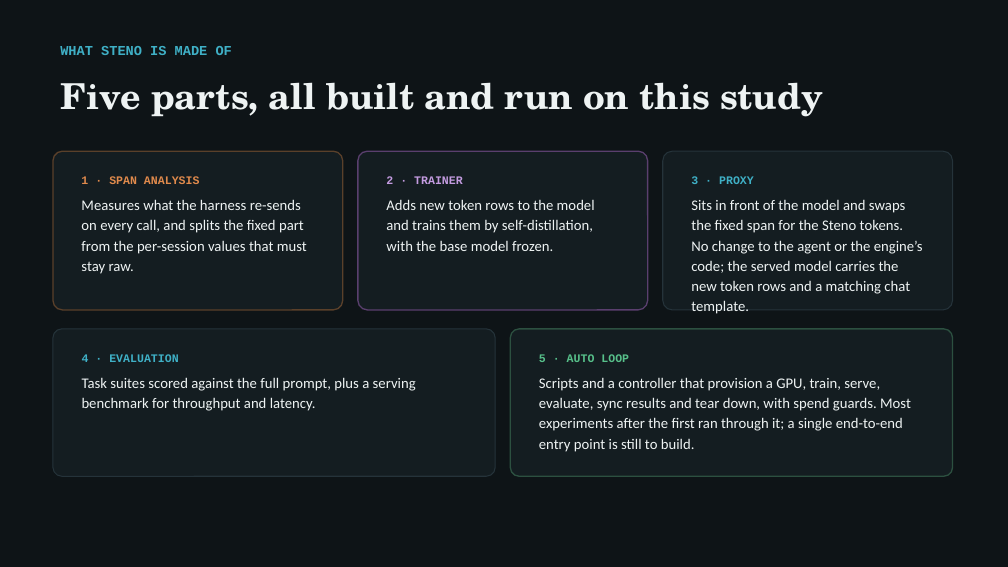
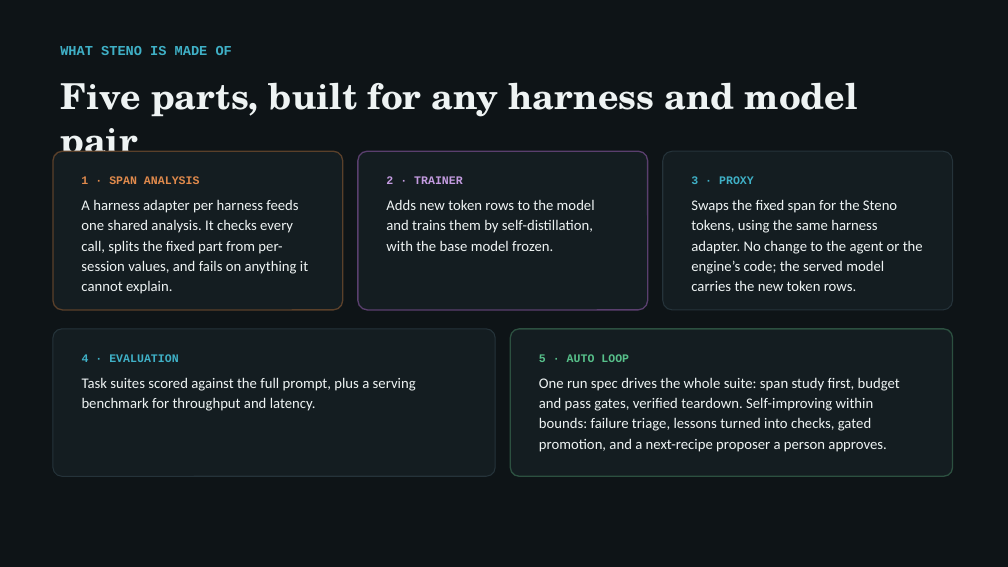
Before and after one commit to arunmenon/gisting-coding-agent, a slide deck: slide 4 of Gisting-CTO-deck.pptx. Drawn at 1008x567 pixels with LibreOffice and Linux fonts; fonts in the diff are those of the drawing. Boxes give left, top, right and bottom in pixels: in the first picture for what was removed or moved away, otherwise in the second. Text is boxed around its words. In the diff, an @@ line names an element or a change of style, - is before the commit and + after.

```diff
--- a/Gisting-CTO-deck.pptx
+++ b/Gisting-CTO-deck.pptx
@@ text at (x1=60, y1=82, x2=858, y2=152): text changed @@
-Five parts, all built and run on this study
+Five parts, built for any harness and model pair
@@ text at (x1=81, y1=200, x2=308, y2=294): text changed @@
-Measures what the harness re-sends on every call, and splits the fixed part from the per-session values that must stay raw.
+A harness adapter per harness feeds one shared analysis. It checks every call, splits the fixed part from per-session values, and fails on anything it cannot explain.
@@ text at (x1=691, y1=199, x2=923, y2=291): text changed @@
-Sits in front of the model and swaps the fixed span for the Steno tokens. No change to the agent or the engine’s code; the served model carries the new token rows and a matching chat template.
+Swaps the fixed span for the Steno tokens, using the same harness adapter. No change to the agent or the engine’s code; the served model carries the new token rows.
@@ text at (x1=539, y1=377, x2=900, y2=452): text changed @@
-Scripts and a controller that provision a GPU, train, serve, evaluate, sync results and tear down, with spend guards. Most experiments after the first ran through it; a single end-to-end entry point is still to build.
+One run spec drives the whole suite: span study first, budget and pass gates, verified teardown. Self-improving within bounds: failure triage, lessons turned into checks, gated promotion, and a next-recipe proposer a person approves.
```
Also in this commit, not shown: 1 other slide changed, 1 slide added, 4 other files.
